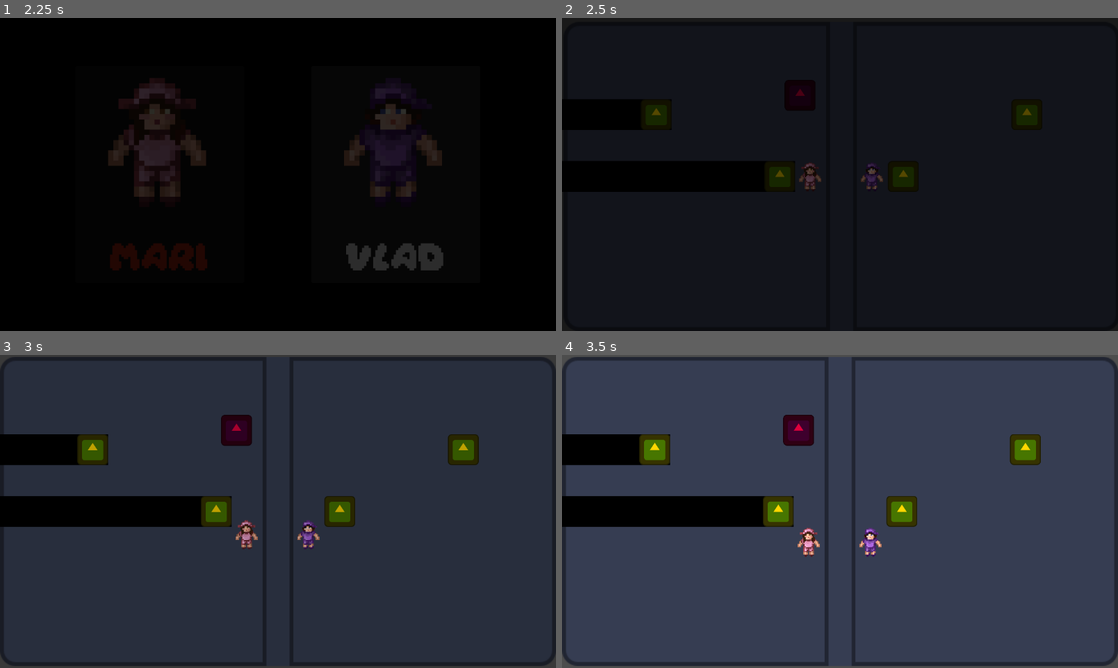
Above: before the commit, frames 1-4 (two rows, left to right).
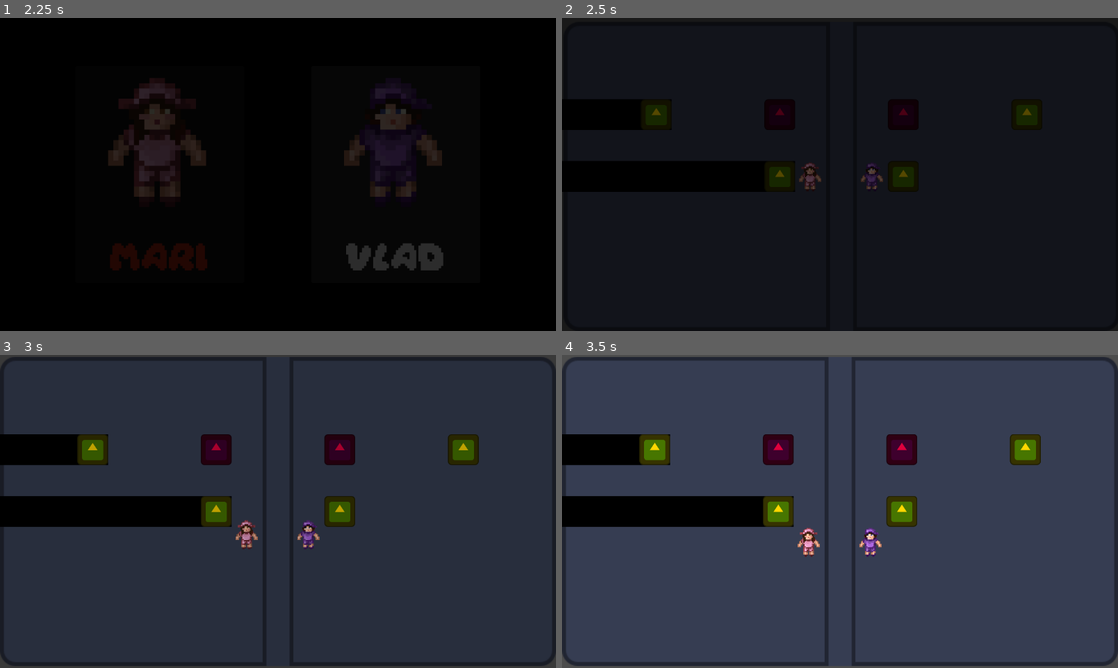
Above: after the commit, the same moments.

Repository: Vlad-935/Reflective-Trust
Game: Godot game, scene res://scenes/root.tscn
Two runs of this game, one before a commit and one after it. Both use one fixed random seed, a clock stepped at 60 frames per second and the inputs below. The engine's default icon, where the game draws it, is replaced by a stand-in: a white triangle on a blue panel in a dark square.
Inputs:
- Up to frame 1 (2.25 s): click "Play" at 0.5 s; click "Play" at 1.25 s; tap Enter (ui_accept) at 2 s; hold D (move right) from 2.03 s (still down)
- Up to frame 2 (2.5 s): keep holding D (move right); tap Enter (ui_accept) at 2.27 s
- Up to frame 3 (3 s): release D (move right) at 2.78 s; hold S (move down) from 2.78 s (still down)
- Up to frame 4 (3.5 s): keep holding S (move down); tap Enter (ui_accept) at 3.02 s

Frame 1 is identical in both runs. In frame 2, less than 0.1% of the frame differs, in the area x 38-63%, y 22-32%; in frame 3, 1.5%; in frame 4, 1.5%, in the area x 36-64%, y 19-36%.

Commit message:
Mirror duplication, death flag & collision fixes

Diff:
--- a/reflective-trust/scenes/Levels/level_1.tscn
+++ b/reflective-trust/scenes/Levels/level_1.tscn
@@ -120,7 +120,7 @@
 [node name="Spikes" type="Node2D" parent="." unique_id=68909879]
 
 [node name="Spikes" parent="Spikes" unique_id=639759395 instance=ExtResource("4_6761a")]
-position = Vector2(-43, -84)
+position = Vector2(93, -92)
 
 [node name="Player_Reflection" parent="." unique_id=2030126838 instance=ExtResource("4_x42e6")]
 unique_name_in_owner = true
--- a/reflective-trust/scenes/moveable_object.tscn
+++ b/reflective-trust/scenes/moveable_object.tscn
@@ -11,7 +11,7 @@
 
 [node name="Moveable_Object" type="AnimatableBody2D" unique_id=901920368 groups=["moveable"]]
 collision_layer = 20
-collision_mask = 39
+collision_mask = 0
 sync_to_physics = false
 script = ExtResource("1_sbsyn")
 
--- a/reflective-trust/scenes/player.tscn
+++ b/reflective-trust/scenes/player.tscn
@@ -127,11 +127,8 @@
 [sub_resource type="RectangleShape2D" id="RectangleShape2D_p0vlq"]
 size = Vector2(32, 32)
 
-[sub_resource type="RectangleShape2D" id="RectangleShape2D_ijygm"]
-size = Vector2(16, 16)
-
 [node name="Player" type="CharacterBody2D" unique_id=2030126838 groups=["player"]]
-collision_mask = 6
+collision_mask = 0
 script = ExtResource("1_v6fml")
 
 [node name="StateMachine" type="Node" parent="." unique_id=134836641]
@@ -157,12 +154,6 @@
 [node name="CollisionShape2D" type="CollisionShape2D" parent="." unique_id=47020811]
 shape = SubResource("RectangleShape2D_p0vlq")
 
-[node name="Area2D" type="Area2D" parent="." unique_id=1937630260]
-collision_mask = 4
-
-[node name="CollisionShape2D" type="CollisionShape2D" parent="Area2D" unique_id=1039708994]
-shape = SubResource("RectangleShape2D_ijygm")
-
 [node name="Raycasts" type="Node2D" parent="." unique_id=1848471344]
 
 [node name="Right" type="RayCast2D" parent="Raycasts" unique_id=1950724600]
--- a/reflective-trust/scenes/spikes.tscn
+++ b/reflective-trust/scenes/spikes.tscn
@@ -10,7 +10,6 @@
 
 [node name="Spikes" type="StaticBody2D" unique_id=1274487235]
 collision_layer = 48
-collision_mask = 5
 script = ExtResource("1_xbcdo")
 
 [node name="Sprite2D" type="Sprite2D" parent="." unique_id=1514720841]
--- a/reflective-trust/scripts/level_1.gd
+++ b/reflective-trust/scripts/level_1.gd
@@ -2,24 +2,27 @@
 
 const REFLECTION_MULTIPLIER = Vector2(-1,1)
 
-@onready var Nodes: Node2D = $Objects
+@onready var Objects: Node2D = $Objects
+@onready var Spikes: Node2D = $Spikes
+
 @onready var Shadow_Scene: PackedScene = preload("res://scenes/shadow.tscn")
 
 func _ready() -> void:
-	_duplicate_children()
+	_duplicate_objects(Objects, true)
+	_duplicate_objects(Spikes, false)
 
 
-func _duplicate_children():
-	for child in Nodes.get_children():
+func _duplicate_objects(folder, add_shadow):
+	for child in folder.get_children():
 		var path = child.get_scene_file_path()
 		var scene = load(path)
 
 		var new_child = scene.instantiate()
-		Nodes.add_child(new_child)
+		folder.add_child(new_child)
 
-		_mirrored_setup(new_child, child)
+		_mirrored_setup(new_child, child, add_shadow)
 
-func _mirrored_setup(reflection, child):
+func _mirrored_setup(reflection, child, add_shadow):
 	reflection.is_mirrored = true
 
 	# Position Reflection
@@ -27,6 +30,7 @@
 	reflection.move_multiplier = Vector2(1,-1)
 
 	# Add Shadow
-	var shadow = Shadow_Scene.instantiate()
-	reflection.add_child(shadow)
-	reflection.move_child(shadow, 0)
+	if add_shadow:
+		var shadow = Shadow_Scene.instantiate()
+		reflection.add_child(shadow)
+		reflection.move_child(shadow, 0)
--- a/reflective-trust/scripts/moveable_object.gd
+++ b/reflective-trust/scripts/moveable_object.gd
@@ -49,6 +49,5 @@
 		var shadow_tween = create_tween()
 		shadow_tween.tween_property(Shadow, "global_position", self.global_position, MOVE_DURATION).set_trans(Tween.TRANS_EXPO).set_ease(Tween.EASE_OUT)
 
-
 	var tween = create_tween()
 	tween.tween_property(Sprite, "global_position", self.global_position, MOVE_DURATION).set_trans(Tween.TRANS_EXPO).set_ease(Tween.EASE_OUT)
--- a/reflective-trust/scripts/object_shadow.gd
+++ b/reflective-trust/scripts/object_shadow.gd
@@ -10,19 +10,33 @@
 		return
 
 	if body.is_in_group("player"):
+		if body.is_dead:
+			return
+
 		var Sprite = body.find_child("*Sprite")
 		Sprite.material.set_shader_parameter("active", true)
 		return
 
 	body.get_node("Sprite2D").hide()
-	body.set_collision_layer_value(3, false)
+
+	if body.is_in_group("moveable"):
+		body.set_collision_layer_value(3, false)
+	else:
+		body.get_node("Area2D").set_collision_mask_value(1, false)
 
 
 func _on_area_2d_body_exited(body: Node2D) -> void:
 	if body.is_in_group("player"):
+		if body.is_dead:
+			return
+
 		var Sprite = body.find_child("*Sprite")
 		Sprite.material.set_shader_parameter("active", false)
 		return
 
 	body.get_node("Sprite2D").show()
-	body.set_collision_layer_value(3, true)
+
+	if body.is_in_group("moveable"):
+		body.set_collision_layer_value(3, true)
+	else:
+		body.get_node("Area2D").set_collision_mask_value(1, true)
--- a/reflective-trust/scripts/player/player_movement.gd
+++ b/reflective-trust/scripts/player/player_movement.gd
@@ -5,6 +5,7 @@
 const STEP = 32
 const MOVE_DURATION = 1
 
+var is_dead: bool = false
 
 var direction: Vector2 = Vector2.ZERO
 @export var move_multiplier: Vector2 = Vector2(1,1)
--- a/reflective-trust/scripts/spikes.gd
+++ b/reflective-trust/scripts/spikes.gd
@@ -1,12 +1,22 @@
 extends StaticBody2D
+
+@export var INITIAL_POSITION = Vector2(64,-64)
+
+var is_mirrored: bool = false
+var move_multiplier: Vector2 = Vector2.ZERO
 
 @onready var Root: Node2D = get_tree().get_root().get_node("Root")
 @onready var Camera: Camera2D = Root.get_node("Camera2D")
+
+func _ready() -> void:
+	global_position = INITIAL_POSITION
 
 func _on_area_2d_body_entered(body: Node2D) -> void:
 	Camera.add_shake(5)
 
 	# Delete Characters
+	body.is_dead = true
+
 	var reflection = body.get_parent().get_node("Player_Reflection")
 	body = reflection.get_parent().get_node("Player")
 	reflection.queue_free()
